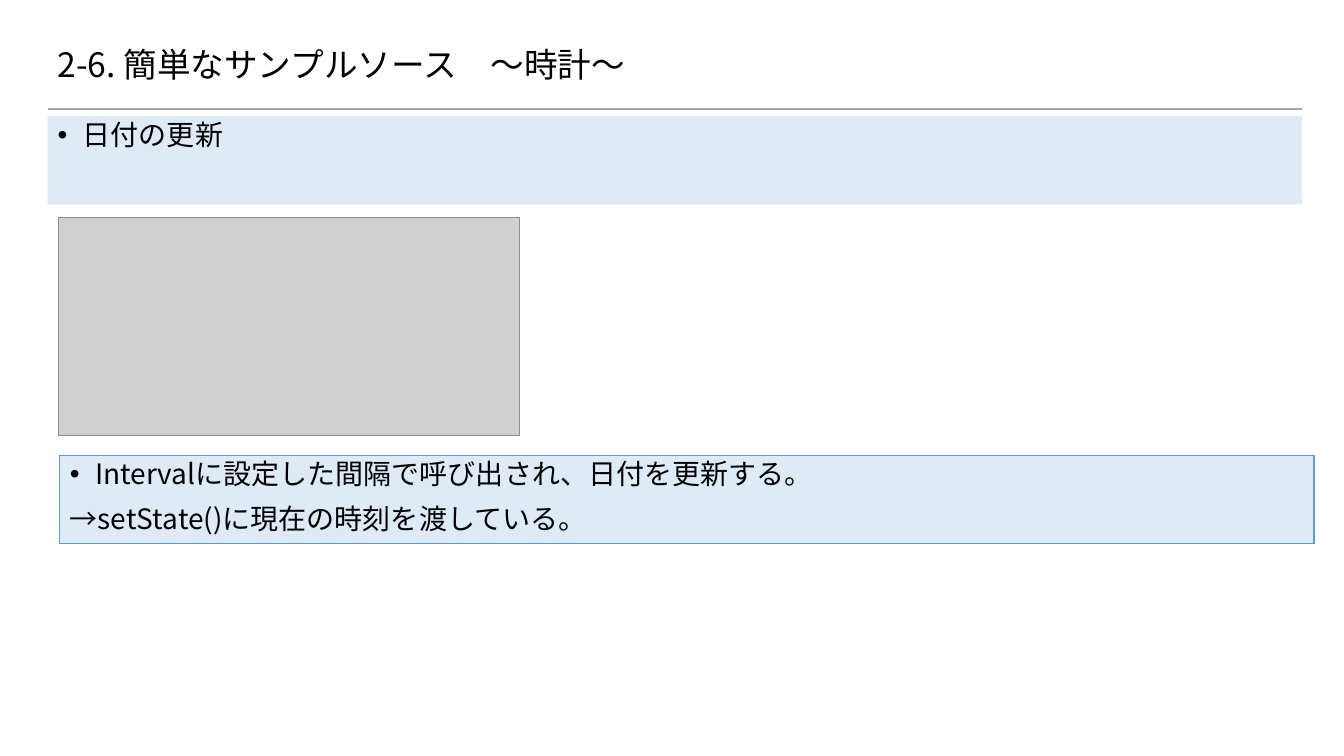
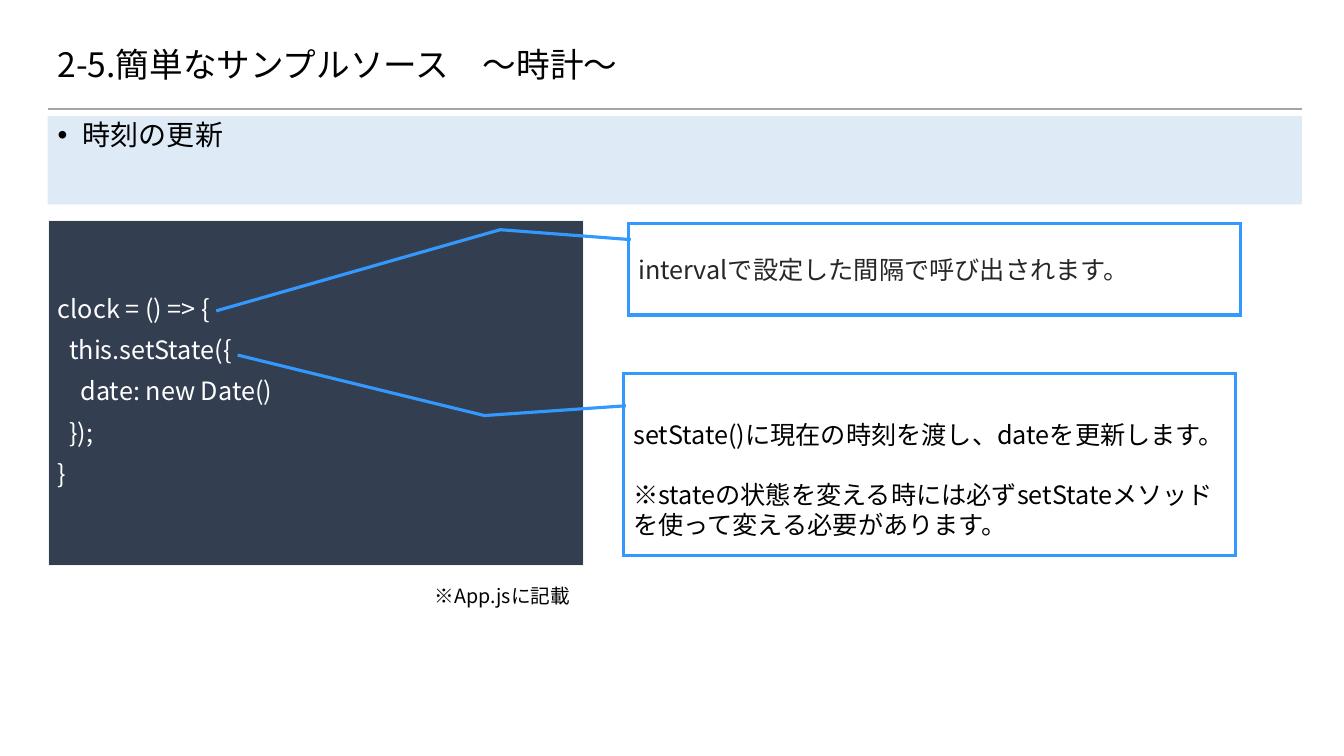
Before and after one commit to 2018SYSTEMI34/diary, a slide deck: slide 8 of doc/02_SlideShare/01.ネタ/２_Reactの基礎/2-6_簡単なサンプルソース.pptx. Drawn at 1344x756 pixels with LibreOffice and Linux fonts; fonts in the diff are those of the drawing; grey boxes stand for pictures; background and template pictures are left out. Boxes give left, top, right and bottom in pixels: in the first picture for what was removed or moved away, otherwise in the second. Text is boxed around its words. In the diff, an @@ line names an element or a change of style, - is before the commit and + after.

Commit message:
時計の記載部分を更新

```diff
--- a/doc/02_SlideShare/01.ネタ/２_Reactの基礎/2-6_簡単なサンプルソース.pptx
+++ b/doc/02_SlideShare/01.ネタ/２_Reactの基礎/2-6_簡単なサンプルソース.pptx
@@ title at (x1=58, y1=48, x2=617, y2=80): text changed @@
-2-6. 簡単なサンプルソース ～時計～
+2-5.簡単なサンプルソース ～時計～
@@ text at (x1=83, y1=121, x2=223, y2=148): text changed @@
-• 日付の更新
+• 時刻の更新
@@ rectangle added at (x1=48, y1=220, x2=584, y2=566), fill #333F50, outline #F2F2F2 0.75 pt, 18 pt, text #FFFFFF @@
+clock = () => {
+this.setState({
+date: new Date()
+});
+}
@@ picture removed at (x1=58, y1=218, x2=519, y2=437) @@
@@ border callout added at (x1=628, y1=224, x2=1241, y2=316), fill #FFFFFF, outline #3399FF 2.25 pt, 18 pt, text #262626 @@
+intervalで設定した間隔で呼び出されます。
@@ border callout added at (x1=623, y1=374, x2=1236, y2=556), fill #FFFFFF, outline #3399FF 2.25 pt, 18 pt, text #000000 @@
+setState()に現在の時刻を渡し、dateを更新します。
+※stateの状態を変える時には必ずsetStateメソッドを使って変える必要があります。
@@ rectangle removed at (x1=59, y1=456, x2=1314, y2=543) @@
-• Intervalに設定した間隔で呼び出され、日付を更新する。
-→setState()に現在の時刻を渡している。
@@ text added at (x1=435, y1=586, x2=570, y2=608), 14 pt, text #000000 @@
+※App.jsに記載
```
Also in this commit, not shown: 8 other slides changed, 2 slides added.
